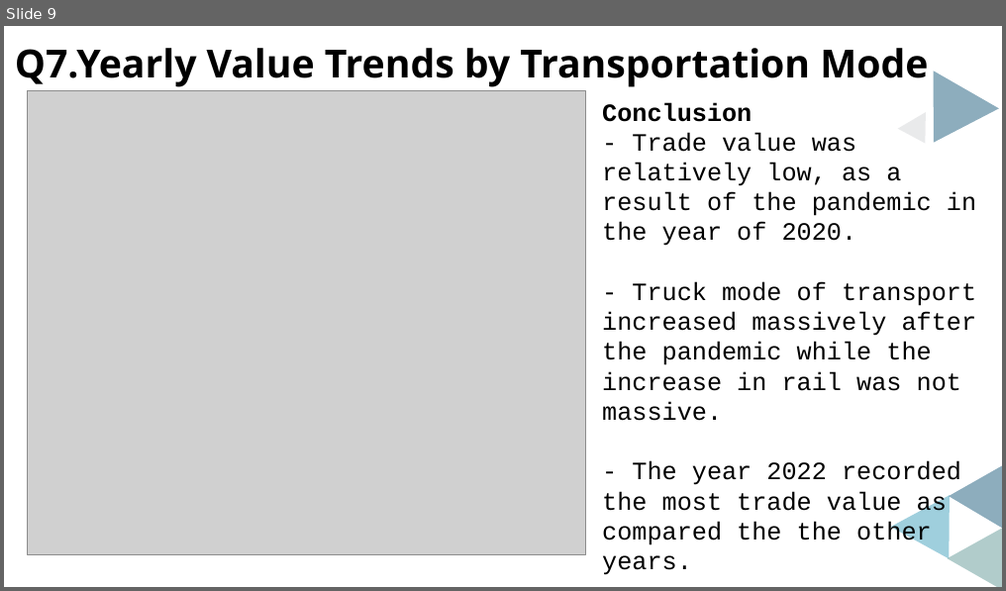
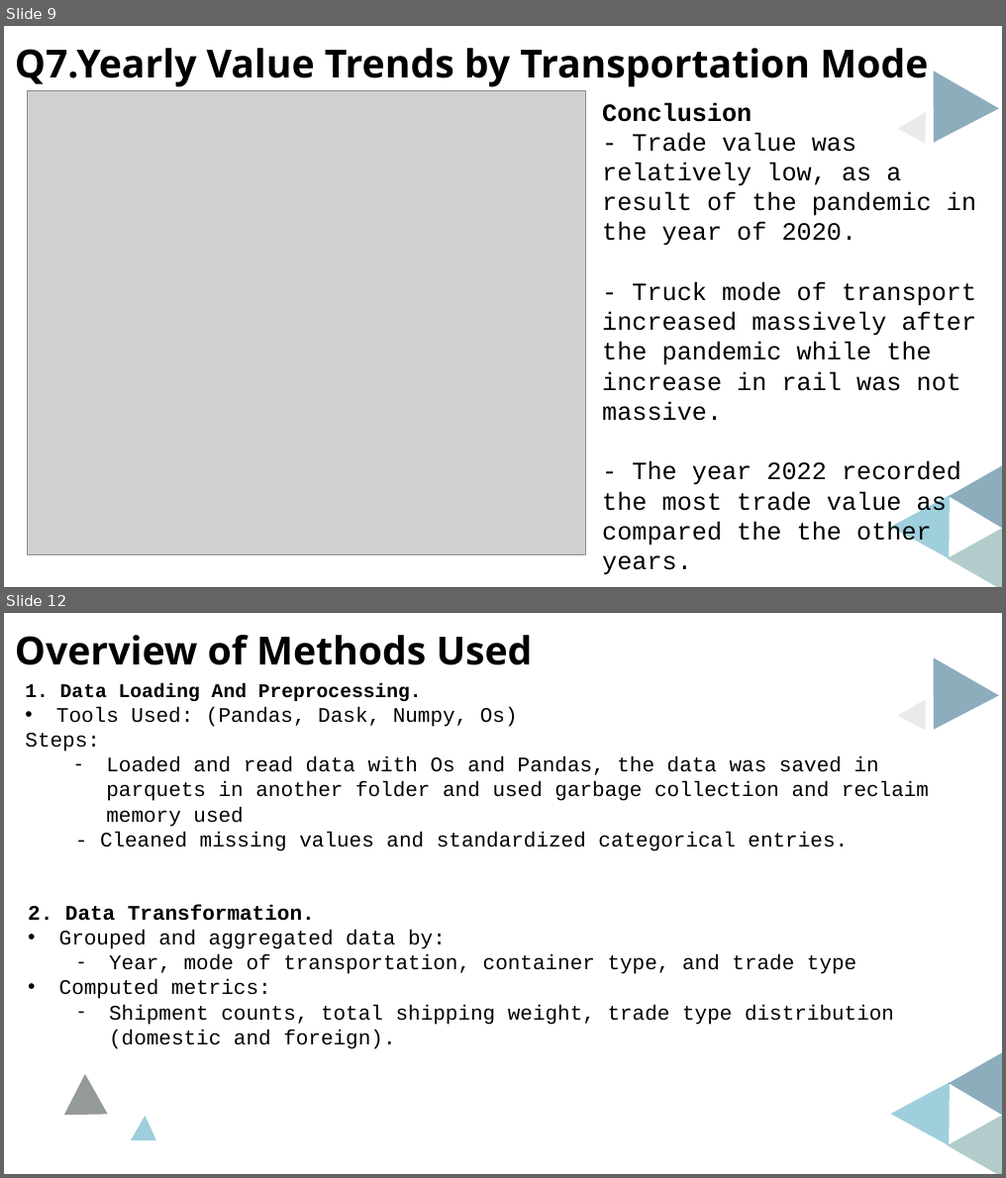
Before and after one commit to llawlaw23/bts-transportation-analysis, a slide deck: BTS_Analysis_Results_Lawrencia_Archer.pptx. Shown one above the other, each under a label of ours: slide 9 before the commit, slides 9 and 12 after it; the slides between them are not shown. The pictures are 1006x591 and 1006x1178 pixels, drawn with LibreOffice and Linux fonts; fonts in the diff are those of the drawing; grey boxes stand for pictures. Boxes give left, top, right and bottom in pixels: in the first picture for what was removed or moved away, otherwise in the second. Text is boxed around its words. In the diff, an @@ line names an element or a change of style, - is before the commit and + after.

```diff
--- a/BTS_Analysis_Results_Lawrencia_Archer.pptx
+++ b/BTS_Analysis_Results_Lawrencia_Archer.pptx
@@ slide 12 added at (x1=4, y1=613, x2=1002, y2=1174), background #FFFFFF; not listed: 6 template elements that a slide beside it also shows @@
@@ text added at (x1=15, y1=635, x2=533, y2=665), 28 pt, text #000000, bold @@
+Overview of Methods Used
@@ text added at (x1=25, y1=683, x2=929, y2=852), 15 pt, text #000000 @@
+1. Data Loading And Preprocessing.
+• Tools Used: (Pandas, Dask, Numpy, Os)
+Steps:
+  – Loaded and read data with Os and Pandas, the data was saved in parquets in another folder and used garbage collection and reclaim memory used
+  - Cleaned missing values and standardized categorical entries.
@@ text added at (x1=28, y1=905, x2=894, y2=1050), 15 pt, text #000000 @@
+2. Data Transformation.
+• Grouped and aggregated data by:
+  – Year, mode of transportation, container type, and trade type
+• Computed metrics:
+  – Shipment counts, total shipping weight, trade type distribution (domestic and foreign).
@@ freeform shape added at (x1=54, y1=1075, x2=116, y2=1137), fill #2A3537 at 50% opacity @@
```
Also in this commit, not shown: 2 slides changed, 2 other slides added.
